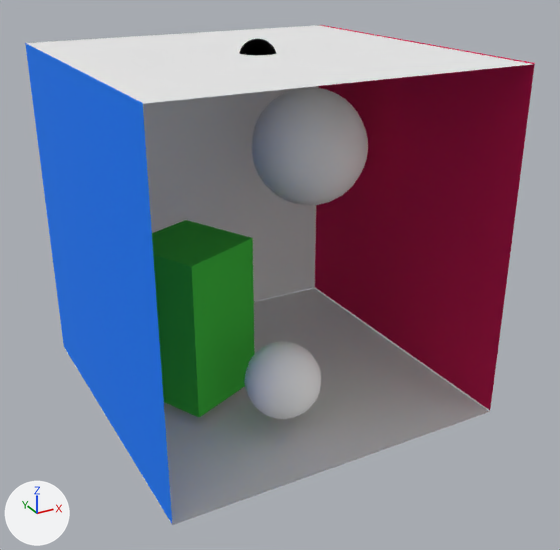
The OBJ model LtRenderer/assets/cornell_box.obj, before and after one commit.
One viewpoint serves both versions: a 50 mm lens placed at (-19.6, -38.0, 25.8), pointed at (0.5, -1.6, 7.6). Lighting does not change. The marker at lower left points along +X, +Y and +Z. Where no turn or scale is listed for an object, it has been applied to the vertices.

Script lines for the objects in view, before the commit:
```python
me_cornell_box = bpy.data.meshes.new('cornell_box')
me_cornell_box.from_pydata(...)  # 1059 vertices, 2052 faces; spans x -10.0..10.1, y -10.0..10.0, z 0.0..20.7
# faces by material slot: [760, 760, 480, 12, 24, 8, 8]
me_cornell_box.materials.append(mat_metal3sg)  # white #ffffff
me_cornell_box.materials.append(mat_cornell_box_initialshadinggroup2)  # black #000000
me_cornell_box.materials.append(mat_dielectricsg)  # white #ffffff
me_cornell_box.materials.append(mat_cornell_box_initialshadinggroup)  # green #38bf38
me_cornell_box.materials.append(mat_lambert2sg)  # white #eaeaea
me_cornell_box.materials.append(mat_lambert4sg)  # pink #db0055
me_cornell_box.materials.append(mat_lambert5sg)  # blue #007cff
ob_cornell_box = bpy.data.objects.new('cornell_box', me_cornell_box)
ob_cornell_box.location = (0.0, 0.0, 0.0)
```
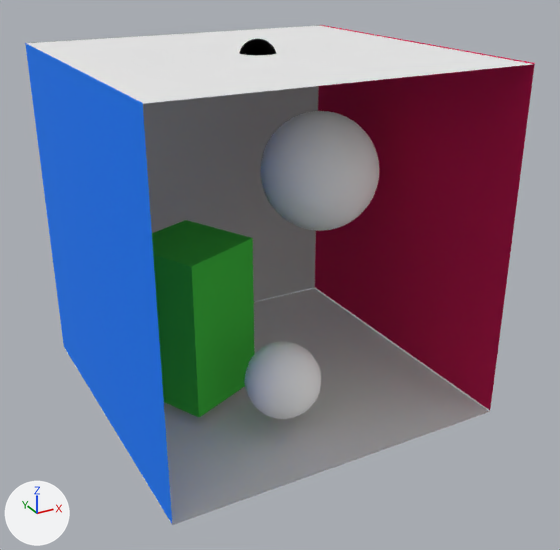
What the commit changed:
Material 'initialShadingGroup' (mat_initialshadinggroup) is new.
Its base color is (0.5, 0.5, 0.5) (grey #bcbcbc).
Its roughness is 1.0.
me_cornell_box is used by ob_cornell_box; location (0.0, 0.0, 0.0).
me_cornell_box had 1059 vertices, 2052 faces and spanned x -10.0..10.1, y -10.0..10.0, z 0.0..20.7.
me_cornell_box now has 2239 vertices, 4412 faces and spans x -10.0..10.1, y -10.0..10.0, z 0.0..20.7.
me_cornell_box part 1: the loose piece of 382 vertices spanning x 1.3..8.6, y -0.9..6.3, z 10.0..17.3 is rebuilt with 1562 vertices and now spans x 0.5..7.6, y -3.5..3.5, z 9.4..16.4.
me_cornell_box part 2: 8 faces spanning x -9.9..10.1, y 10.0, z 0.0..20.0 switch from mat_lambert2sg (white #eaeaea) to mat_initialshadinggroup (grey #bcbcbc).

Pixel boxes [x1, y1, x2, y2] of what changed, in the pictures (560 x 550 px):
part 1 of me_cornell_box, rebuilt: before [252, 87, 368, 205]; after [261, 111, 379, 231]
part 2 of me_cornell_box, recoloured: [143, 86, 319, 302] in both
